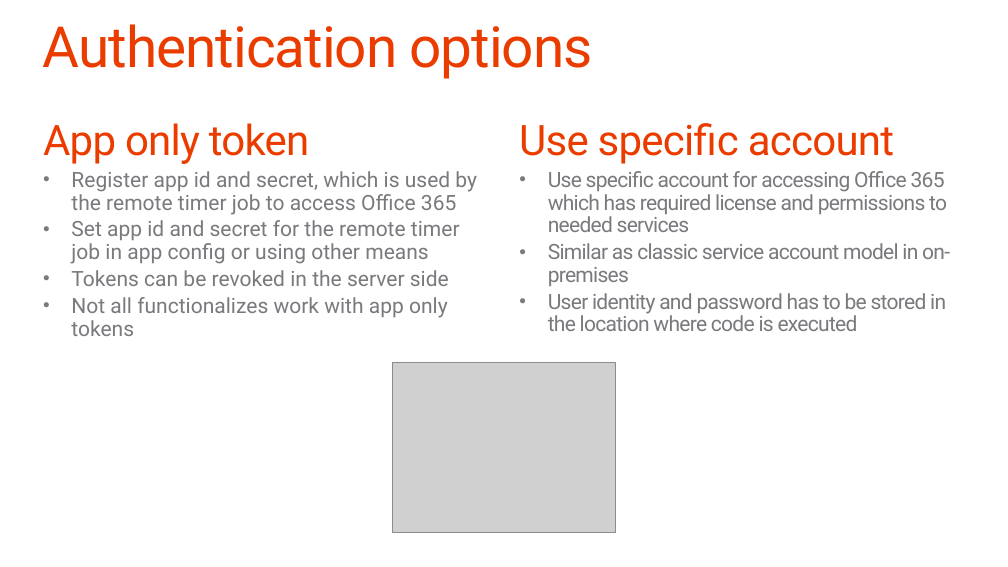
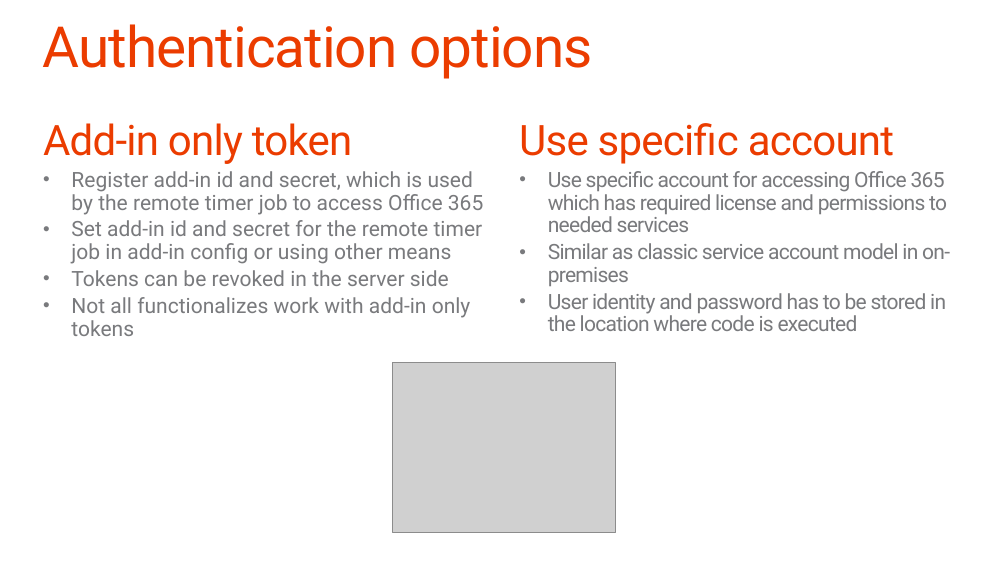
Before and after one commit to fabbbiob/TrainingContent, a slide deck: slide 12 of O3658/05 Using Remote Event Receivers and Remote Timer Jobs/5_RemoteTimersEvents.pptx. Drawn at 1008x567 pixels with LibreOffice and Linux fonts; fonts in the diff are those of the drawing; grey boxes stand for pictures; background and template pictures are left out. Boxes give left, top, right and bottom in pixels: in the first picture for what was removed or moved away, otherwise in the second. Text is boxed around its words. In the diff, an @@ line names an element or a change of style, - is before the commit and + after.

Commit message:
App to add-in change and few other polishing operations.

```diff
--- a/O3658/05 Using Remote Event Receivers and Remote Timer Jobs/5_RemoteTimersEvents.pptx
+++ b/O3658/05 Using Remote Event Receivers and Remote Timer Jobs/5_RemoteTimersEvents.pptx
@@ text at bbox=[43, 123, 483, 264]: text changed @@
-App only token
-  • Register app id and secret, which is used by the remote timer job to access Office 365
-  • Set app id and secret for the remote timer job in app config or using other means
+Add-in only token
+  • Register add-in id and secret, which is used by the remote timer job to access Office 365
+  • Set add-in id and secret for the remote timer job in add-in config or using other means
@@ text at bbox=[71, 297, 471, 336]: text changed @@
-  • Not all functionalizes work with app only tokens
+  • Not all functionalizes work with add-in only tokens
```
Also in this commit, not shown: 16 other slides changed, 1 slide added, 1 slide removed, 6 other files.
